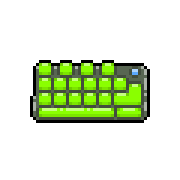
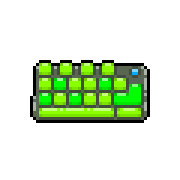
Comparing the layer stacks of the two 180x180 images. Changes:
removed group "Keyboard" (8 layers) over [36, 69, 141, 117]
added group "Teclas" with 12 layers above "Teclado" over [39, 78, 141, 105]
added layer "EnterUp" in group "Teclas" over [114, 84, 141, 105]
added layer "TeclaUp" (1st of 4, in "Teclas") in group "Teclas" over [99, 78, 111, 90]
added layer "TeclaUp" (2nd of 4, in "Teclas") in group "Teclas" over [69, 93, 81, 105]
added layer "TeclaUp" (3rd of 4, in "Teclas") in group "Teclas" over [54, 78, 66, 90]
added layer "TeclaUp" (4th of 4, in "Teclas") in group "Teclas" over [39, 93, 51, 105]
added group "Teclado" with 9 layers over [36, 69, 141, 117]
moved "Preto" into group "Teclado" over [36, 69, 141, 117]
moved "Brilho" into group "Teclado", painted on it over [36, 69, 141, 111]
moved "Sombra" (1st of 3, in "Teclado") into group "Teclado", painted on it over [42, 72, 138, 105]
moved "Sombra" (2nd of 3, in "Teclado") into group "Teclado", painted on it over [39, 69, 141, 105]
moved "Sombra" (3rd of 3, in "Teclado") into group "Teclado", painted on it over [36, 69, 141, 117]
moved "Cor" (2nd of 4, in "Teclado") into group "Teclado", painted on it over [132, 69, 138, 75]
moved "Cor" (3rd of 4, in "Teclado") into group "Teclado", painted on it over [39, 69, 141, 105]
moved "Cor" (4th of 4, in "Teclado") into group "Teclado" over [36, 69, 141, 117]
